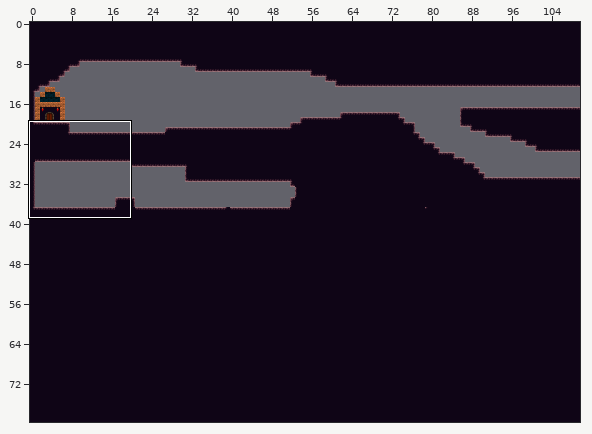
Tiled map: MyChildhoodNightmare/resources/firstTileset.tmx. The first picture is a wide view before the edit; the outline marks the close-up.
Close-up. The starting point:
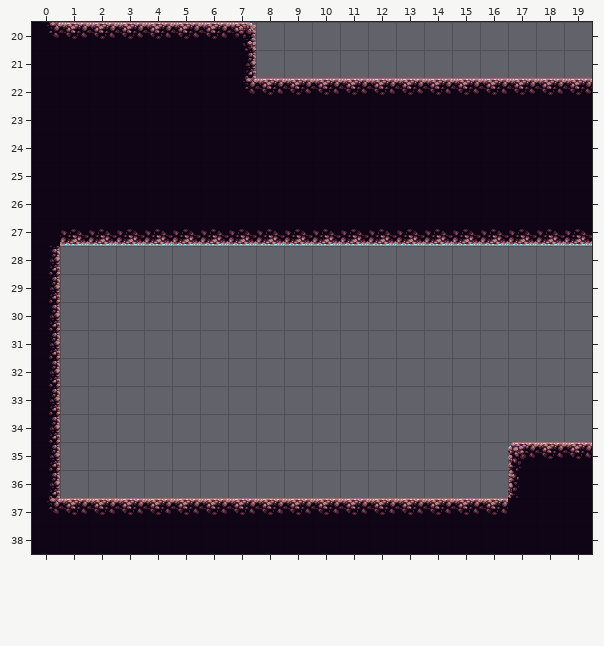
Cells are 32x32 px. Shown: x 0..19, y 20..38. The commit also changed other parts of the map, which this record leaves out.
Once edited:
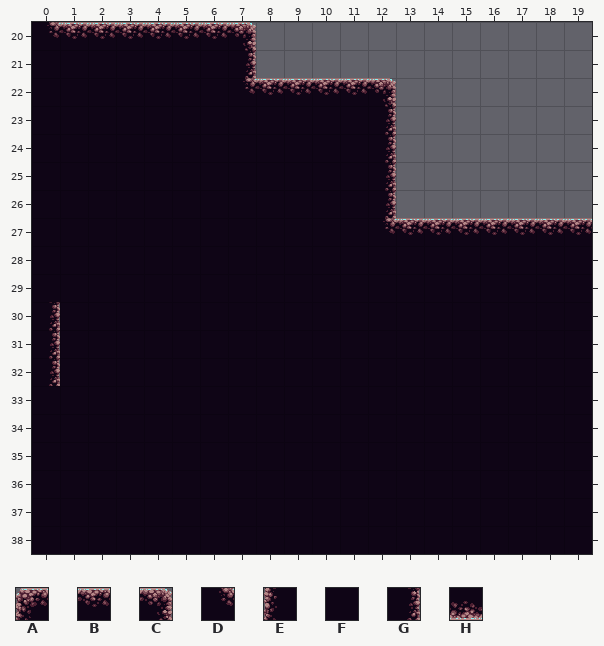
Key: from "tiles": A 0, B 1, C 2, D 5, E 10, F 11, G 12, H 21.
_ is an empty cell, . an unchanged one.
Edits made:
--- layer "ground"
@@ x 0..19 @@
-22 ............BBBBBBBB
-23 ............FFFFFFFF
-24 ............FFFFFFFF
-25 ............FFFFFFFF
-26 ............FFFFFFFF
-27 .HHHHHHHHHHHHHHHHHHH
-28 G___________________
-29 G___________________
-30 .___________________
-31 .___________________
-32 .___________________
-33 G___________________
-34 G___________________
-35 G________________ABB
-36 G________________E..
-37 DBBBBBBBBBBBBBBBB...
+22 ............C_______
+23 ............G_______
+24 ............G_______
+25 ............G_______
+26 ............G_______
+27 .FFFFFFFFFFFDBBBBBBB
+28 FFFFFFFFFFFFFFFFFFFF
+29 FFFFFFFFFFFFFFFFFFFF
+30 .FFFFFFFFFFFFFFFFFFF
+31 .FFFFFFFFFFFFFFFFFFF
+32 .FFFFFFFFFFFFFFFFFFF
+33 FFFFFFFFFFFFFFFFFFFF
+34 FFFFFFFFFFFFFFFFFFFF
+35 FFFFFFFFFFFFFFFFFFFF
+36 FFFFFFFFFFFFFFFFFF..
+37 FFFFFFFFFFFFFFFFF...
